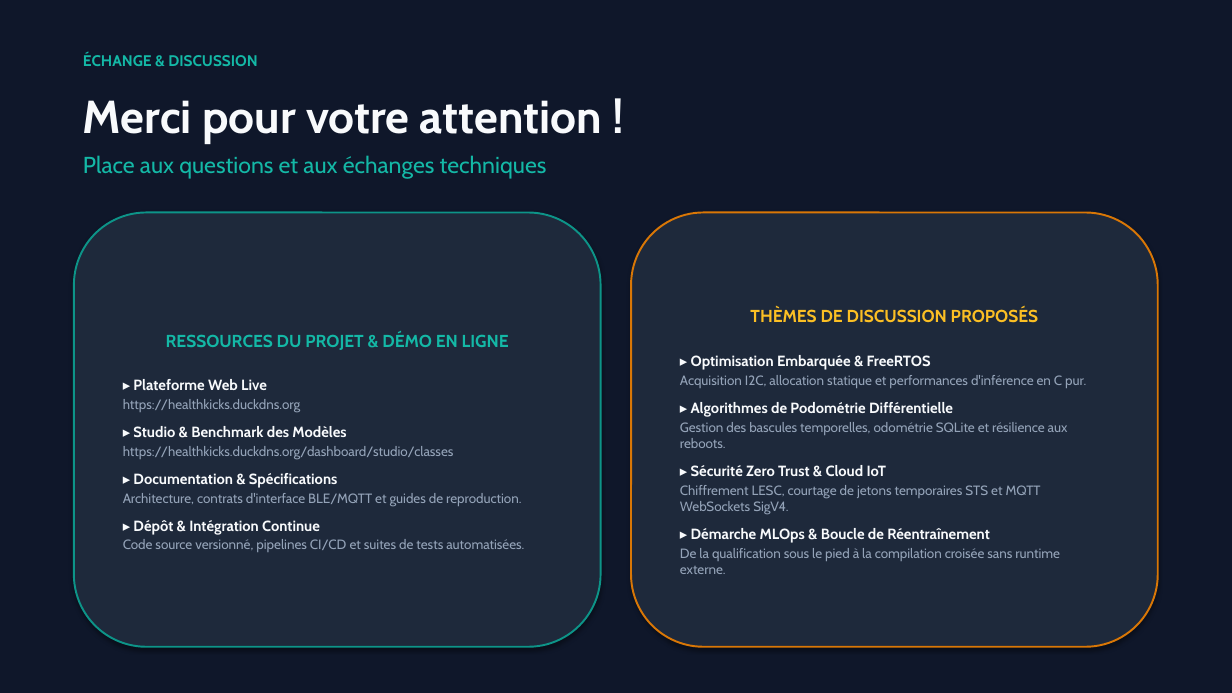
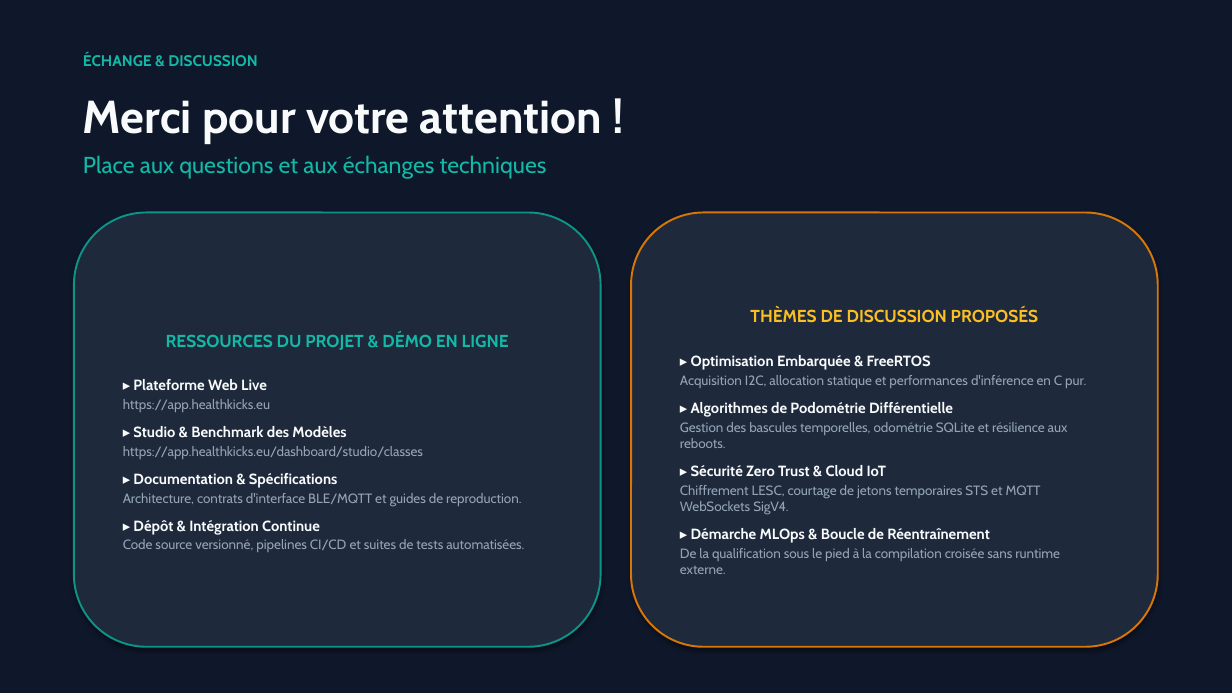
Before and after one commit to daverck/health-kicks-ecosystem, a slide deck: slide 10 of docs/presentation/presentation_healthkicks.pptx. Drawn at 1232x693 pixels with LibreOffice and Linux fonts; fonts in the diff are those of the drawing. Boxes give left, top, right and bottom in pixels: in the first picture for what was removed or moved away, otherwise in the second. Text is boxed around its words. In the diff, an @@ line names an element or a change of style, - is before the commit and + after.

```diff
--- a/docs/presentation/presentation_healthkicks.pptx
+++ b/docs/presentation/presentation_healthkicks.pptx
@@ text in rounded rectangle at [123,399,270,412]: text changed @@
-https://healthkicks.duckdns.org
+https://app.healthkicks.eu
@@ text in rounded rectangle at [123,446,423,459]: text changed @@
-https://healthkicks.duckdns.org/dashboard/studio/classes
+https://app.healthkicks.eu/dashboard/studio/classes
```
Also in this commit, not shown: 1 other slide changed, 9 other files.
